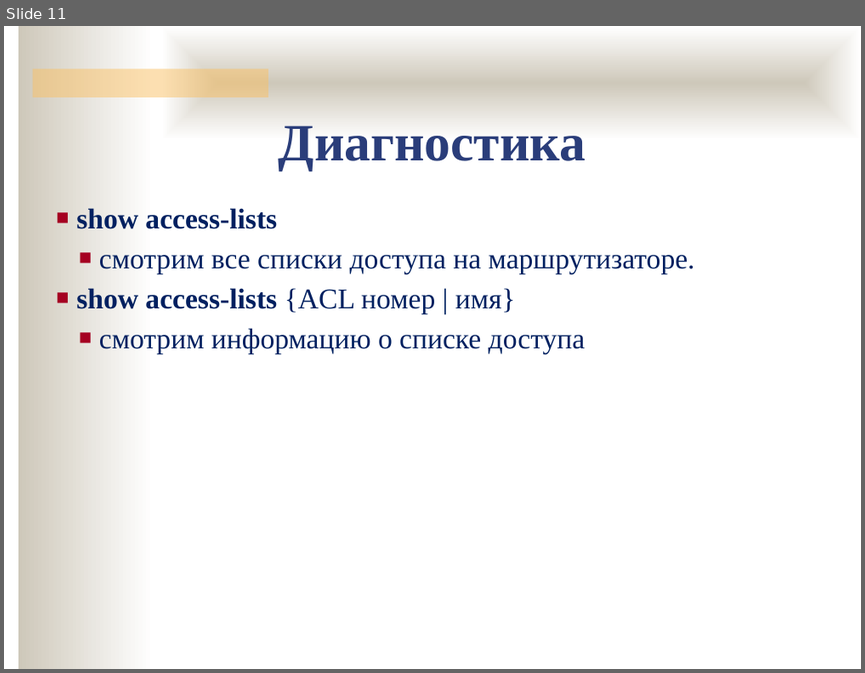
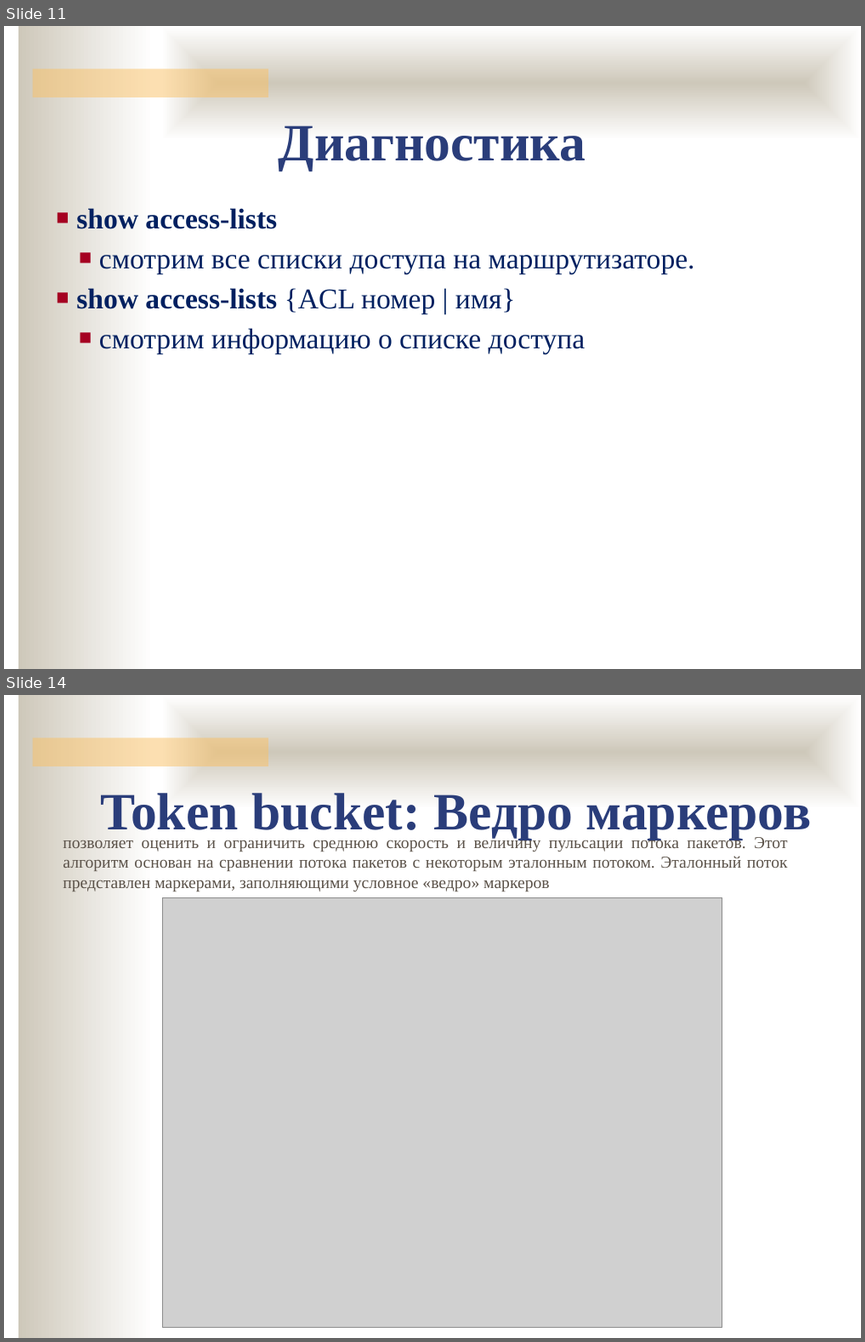
Before and after one commit to ukoloff/nets, a slide deck: lecture/L3+.pptx. Shown one above the other, each under a label of ours: slide 11 before the commit, slides 11 and 14 after it; the slides between them are not shown. The pictures are 865x673 and 865x1342 pixels, drawn with LibreOffice and Linux fonts; fonts in the diff are those of the drawing; grey boxes stand for pictures; background and template pictures are left out. Boxes give left, top, right and bottom in pixels: in the first picture for what was removed or moved away, otherwise in the second. Text is boxed around its words. In the diff, an @@ line names an element or a change of style, - is before the commit and + after.

```diff
--- a/lecture/L3+.pptx
+++ b/lecture/L3+.pptx
@@ slide 14 added at bbox=[4, 695, 861, 1338], background #FFFFFF; not listed: 3 template elements that a slide beside it also shows @@
@@ text added at bbox=[101, 793, 812, 839], 44 pt, text #2A3D7A, bold @@
+Token bucket: Ведро маркеров
@@ text added at bbox=[63, 835, 788, 891], 14 pt, text #5B5249 @@
+позволяет оценить и ограничить среднюю скорость и величину пульсации потока пакетов. Этот алгоритм основан на сравнении потока пакетов с некоторым эталонным потоком. Эталонный поток представлен маркерами, заполняющими условное «ведро» маркеров
@@ picture added at bbox=[162, 897, 722, 1327] @@
```
Also in this commit, not shown: 2 slides changed, 5 other slides added.
